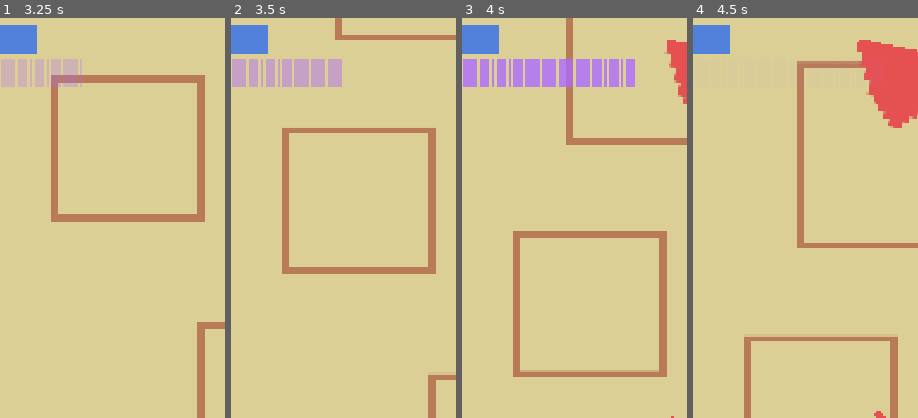
Above: before the commit, frames 1-4 (left to right).
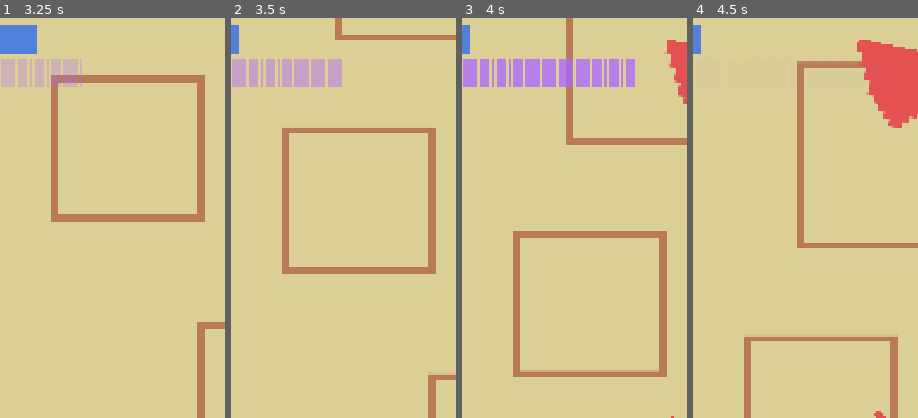
Above: after the commit, the same moments.

Repository: cormacoshaughnessey-maker/PanthersArcade
Game: Godot game, scene res://Scenes/game.tscn
Same seed, same stepped clock (60 frames per second), same inputs: the game is played once before the commit and once after it.
Inputs:
- Up to frame 1 (3.25 s): hold Right (right) 0.53-1.28 s; hold Space (rewind) 0.53-1.28 s; hold Down (down) 1.28-2.03 s; tap Space (rewind) at 1.35, 2.85 s; hold Right (right) 2.03-2.78 s; hold Space (rewind) 2.03-2.78 s; hold Up (up) from 2.78 s (still down)
- Up to frame 2 (3.5 s): keep holding Up (up)
- Up to frame 3 (4 s): release Up (up) at 3.53 s; hold Left (left) from 3.53 s (still down); hold Space (rewind) from 3.53 s (still down)
- Up to frame 4 (4.5 s): keep holding Left (left); release Space (rewind) at 4.28 s; tap Space (rewind) at 4.35 s
The pictures show only the part of the screen within x 12-62%, y 0-50%; the shares and areas given below are measured in that part.

Frame 1 is identical in both runs. In frame 2, 0.9% of the frame differs, in the area x 3-17%, y 1-9%; in frame 3, 0.9%; in frame 4, 0.9%.

Commit message:
Damage Taking Debugging
Debugged and slightly reworked the code for taking damage

Diff:
--- a/panthers-arcade-game/Scenes/game.tscn
+++ b/panthers-arcade-game/Scenes/game.tscn
@@ -53,7 +53,7 @@
 z_index = 10
 position = Vector2(680, 800)
 
-[connection signal="lives_changed" from="Player" to="UI/UI" method="_on_player_lives_changed"]
+[connection signal="lives_changed" from="Player" to="." method="_on_player_lives_changed"]
 [connection signal="body_entered" from="Enemies/MiniBoss" to="." method="_on_mini_boss_body_entered"]
 [connection signal="body_entered" from="Enemies/MeleeEnemy" to="." method="_on_melee_enemy_body_entered"]
 [connection signal="body_entered" from="Enemies/RangedEnemy" to="." method="_on_ranged_enemy_body_entered"]
--- a/panthers-arcade-game/Scenes/player.tscn
+++ b/panthers-arcade-game/Scenes/player.tscn
@@ -21,4 +21,8 @@
 wait_time = 1.5
 one_shot = true
 
+[node name="InvincibilityCooldownTimer" type="Timer" parent="." unique_id=979426115]
+one_shot = true
+
 [connection signal="timeout" from="RewindCooldownTimer" to="." method="_finish_rewind_cooldown"]
+[connection signal="timeout" from="InvincibilityCooldownTimer" to="." method="_on_invincibility_cooldown_timer_timeout"]
--- a/panthers-arcade-game/Scripts/game.gd
+++ b/panthers-arcade-game/Scripts/game.gd
@@ -11,6 +11,7 @@
 	set(value):
 		lives = value
 		health_ui.init_lives(lives)
+
 
  # INFO: Function run only once when the game starts running
 func _ready():
@@ -32,6 +33,12 @@
 	if body.has_method("lose_life"):
 		body.lose_life()
 
+
+func _on_player_lives_changed(new_lives: int) -> void:
+	lives = new_lives
+	print("hi")
+
+
 func _physics_process(delta: float) -> void:
 	rewind_ui.fill_rewind_bar(player.rewind_data_length()/2)
 	rewind_cooldown_percentage = (1 - rewind_cooldown_timer.time_left/rewind_cooldown_timer.wait_time)
--- a/panthers-arcade-game/Scripts/health_ui.gd
+++ b/panthers-arcade-game/Scripts/health_ui.gd
@@ -14,8 +14,3 @@
 	for i in amount:
 		var ul = uilife_scene.instantiate()
 		lives.add_child(ul)
-
-
-func _on_player_lives_changed(current_lives: int) -> void:
-	init_lives(current_lives)
-	print("hi")
--- a/panthers-arcade-game/Scripts/player.gd
+++ b/panthers-arcade-game/Scripts/player.gd
@@ -25,8 +25,9 @@
 @onready var player_attacks := game_node.get_node("PlayerAttacks")
 @onready var player_projections := game_node.get_node("PlayerProjections")
 @onready var rewind_cooldown_timer := $RewindCooldownTimer
-@onready var ui = $UI/UI
+@onready var ui = game_node.get_node("UI/HealthUI")
 @onready var hitbox := $CollisionShape2D
+@onready var invincibility_cooldown_timer := $InvincibilityCooldownTimer
 
 var attack_scene := preload("res://Scenes/rewind_attack.tscn")
 var projection_scene := preload("res://Scenes/player_projection.tscn")
@@ -39,6 +40,8 @@
 	current_lives = max_lives
 	# calculate max rewind length based on physics ticks
 	max_rewind_length = max_rewind_length_in_seconds * Engine.physics_ticks_per_second * rewind_speed
+	invincibility_cooldown_timer.wait_time = invincibility_duration
+
 
  # INFO: Function run every frame/tick
 func _physics_process(delta: float) -> void:
@@ -137,27 +140,32 @@
 #region Health/Damage Functions
  # INFO: Player loses a life
 func lose_life() -> void:
-	current_lives -= 1
-	print("hi2")
-	lives_changed.emit(current_lives)
+	if not rewinding and not is_invincible:
+		current_lives -= 1
+		print("hi2")
+		lives_changed.emit(current_lives)
 
-	if current_lives <= 0:
-		# game over man, game over
-		player_died.emit()
-		# TODO: play death animation, show game over screen
-		print("player is dead! game over!")
-	else:
-		start_invincibility()
-		print("lost a life! lives left: ", current_lives)
+		if current_lives <= 0:
+			# game over man, game over
+			player_died.emit()
+			# TODO: play death animation, show game over screen
+			print("player is dead! game over!")
+		else:
+			start_invincibility()
+			print("lost a life! lives left: ", current_lives)
 
 
  # INFO: Make player invincible for a bit after getting hit
 func start_invincibility() -> void:
 	is_invincible = true
 	# TODO: make sprite flash or something to show i-frames
-	await get_tree().create_timer(invincibility_duration).timeout
+	invincibility_cooldown_timer.start()
+
+
+
+ # INFO: Ending of invincibility timers
+func _on_invincibility_cooldown_timer_timeout() -> void:
 	is_invincible = false
-
 #endregion
 
 
